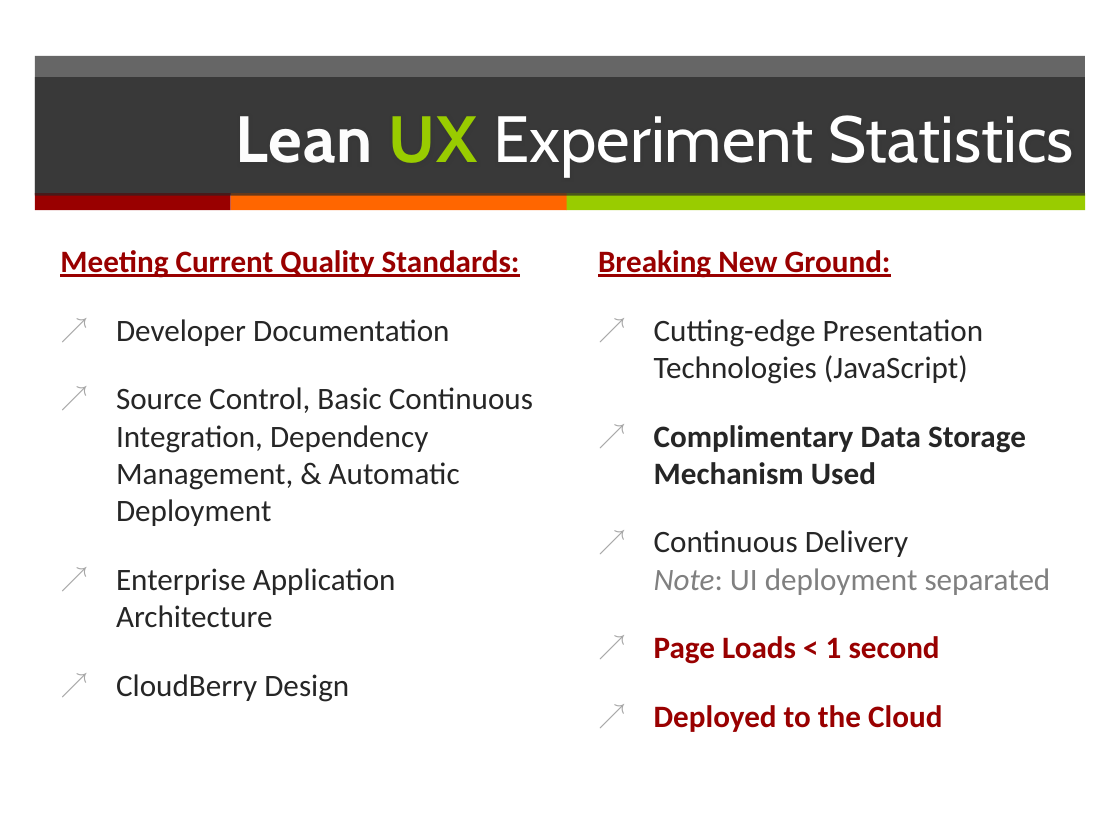
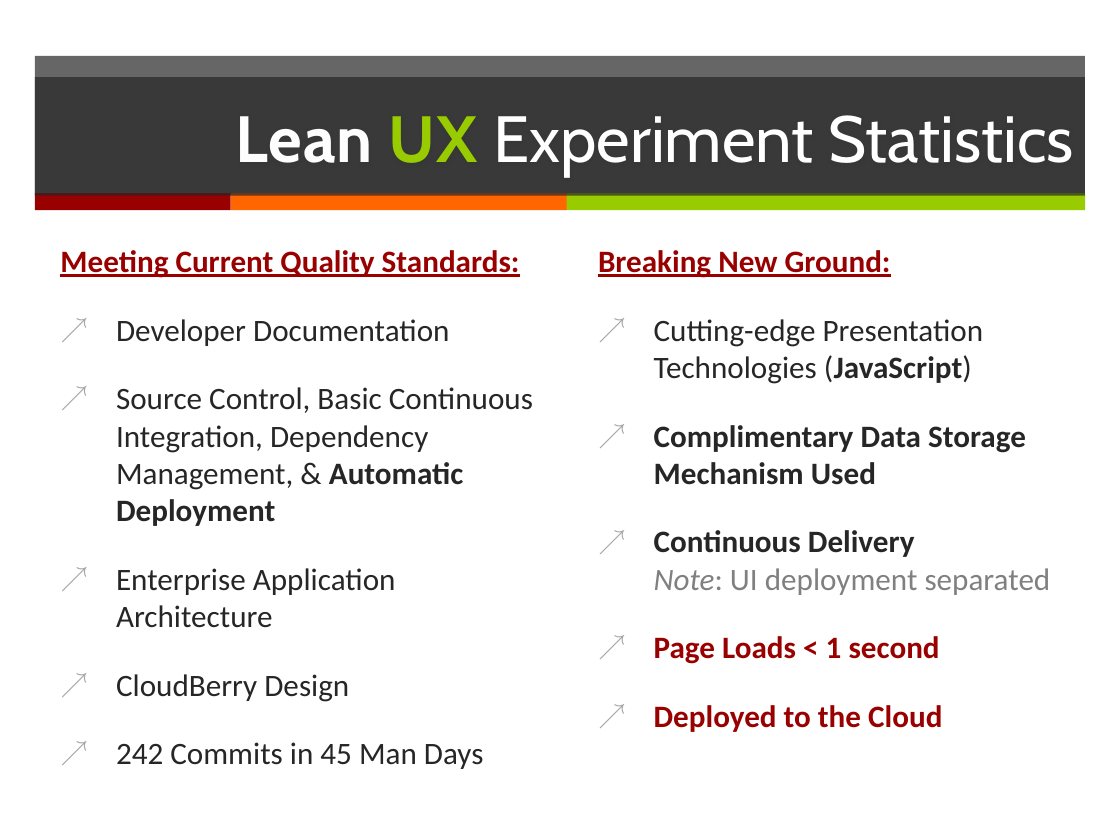
Before and after one commit to DannyDouglass/LeanUx, a slide deck: slide 8 of docs/presentations/LeanUx - IT Management.pptx. Drawn at 1120x840 pixels with LibreOffice and Linux fonts; fonts in the diff are those of the drawing. Boxes give left, top, right and bottom in pixels: in the first picture for what was removed or moved away, otherwise in the second. Text is boxed around its words. In the diff, an @@ line names an element or a change of style, - is before the commit and + after.

```diff
--- a/docs/presentations/LeanUx - IT Management.pptx
+++ b/docs/presentations/LeanUx - IT Management.pptx
@@ text at (654, 319, 1051, 595): bold on in "(JavaScript)", "Continuous Delivery" @@
@@ text at (116, 387, 533, 526): bold on in "Automatic Deployment" @@
@@ text at (116, 742, 484, 769): paragraph added @@
+↗ 242 Commits in 45 Man Days
```
Also in this commit, not shown: 4 other slides changed, 1 slide removed.
